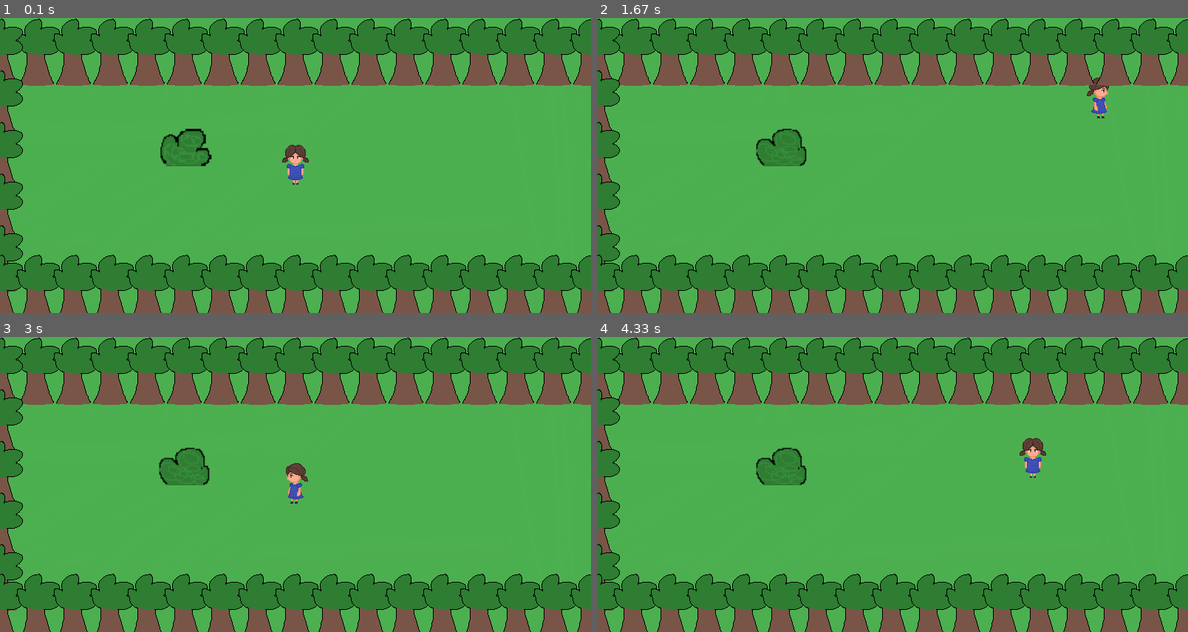
Above: before the commit, frames 1-4 (two rows, left to right).
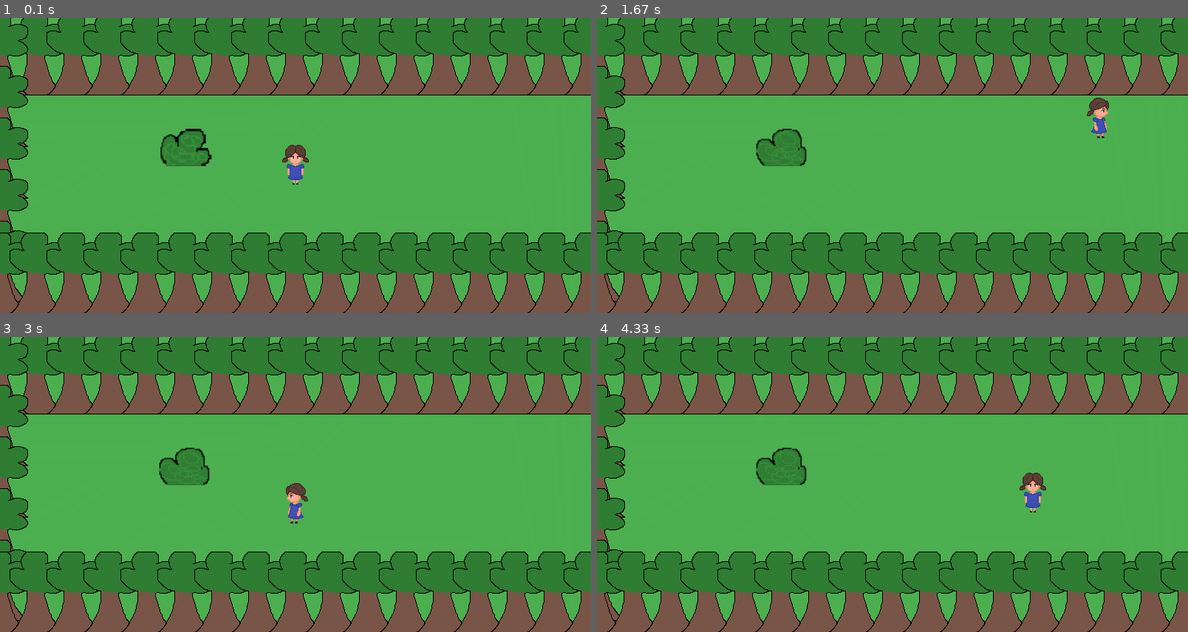
Above: after the commit, the same moments.

Repository: jucuuu/poke-pygame
Game: pygame game, started from tiny_adventure.py
The game is run twice, just before and just after one commit, with the same random seed, the same clock (stepped at 60 frames per second) and the same inputs.
Inputs:
- Up to frame 1 (0.1 s): no input
- Up to frame 2 (1.67 s): hold D 0.33-0.8 s; hold W 0.83-1.13 s; hold D 1.17-1.63 s
- Up to frame 3 (3 s): hold A 1.67-2.2 s; hold S 2.23-2.53 s; hold A 2.57-2.97 s
- Up to frame 4 (4.33 s): hold W 3-3.37 s; hold D 3.4-4.03 s; hold S from 4.07 s (still down)

The runs differ from the first frame. In frame 1, 24% of the frame differs, in the area x 0-100%, y 0-100%; in frame 2, 25%; in frame 3, 25%; in frame 4, 25%.

Commit message:
added player movement restrictions when colliding with trees + some new graphics

Diff:
--- a/tiny_adventure.py
+++ b/tiny_adventure.py
@@ -51,7 +51,7 @@
 
 tree_group_lower = pygame.sprite.Group()
 for i in range(17):
-    tree_instance = Static(tree_frames, 0 + i * 50, 370)
+    tree_instance = Static(tree_frames, 0 + i * 50, 346)
     tree_group_lower.add(tree_instance)
 
 tree_group_left = pygame.sprite.Group()
@@ -104,9 +104,25 @@
                     dog.sprite.flipped()
                     bush.sprite.no_animation()
 
+        for tree in tree_group_left:
+            if player.sprite.rect.colliderect(tree.rect):
+                player_x_limit = tree.rect.right -20
+                if player.sprite.x_pos() < player_x_limit:
+                    player.sprite.set_x_y(player_x_limit, player.sprite.y_pos())
+
+        for tree in tree_group_upper:
+            if player.sprite.rect.colliderect(tree.rect):
+                player_y_limit = tree.rect.bottom
+                if player.sprite.y_pos() < tree.rect.bottom:
+                    player.sprite.set_x_y(player.sprite.x_pos(), player_y_limit)
+
+        if player.sprite.y_pos() > 350:
+            player.sprite.set_x_y(player.sprite.x_pos(), 350)
+
         if player.sprite.x_pos() >= 850:
             bg_index = 1
             player.sprite.set_x_y(100, 200)
+
     if bg_index == 1:
         player.draw(screen)
         player.update()
Binary file changed: graphics/background2.png
Binary file added: graphics/background3.png
Binary file changed: graphics/tree.png
